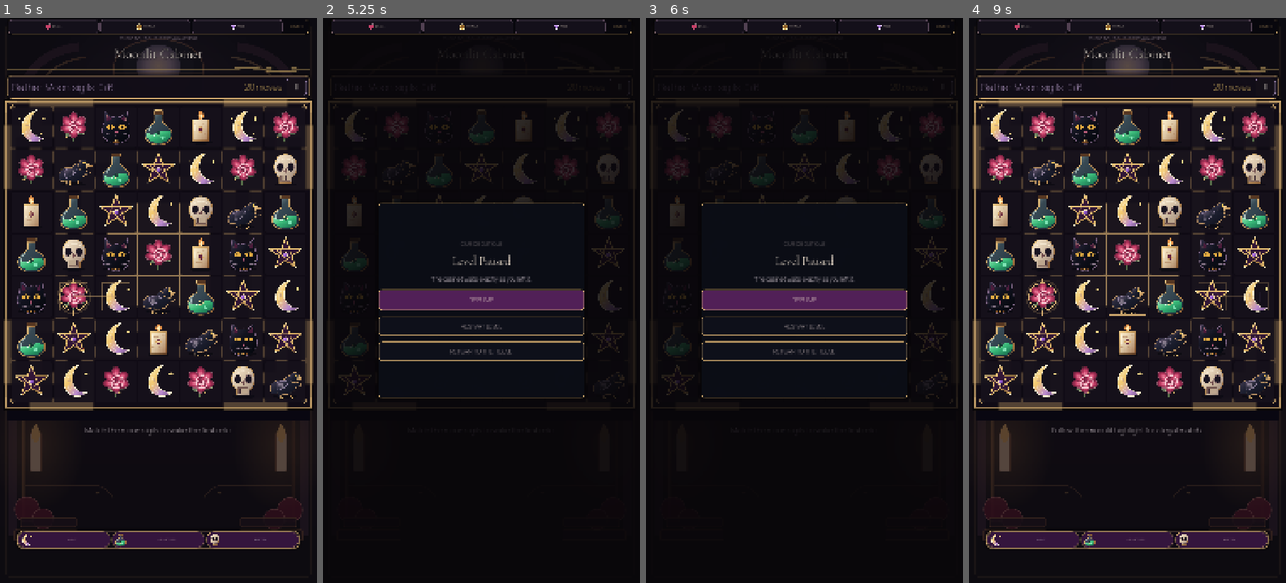
Above: before the commit, frames 1-4 (left to right).
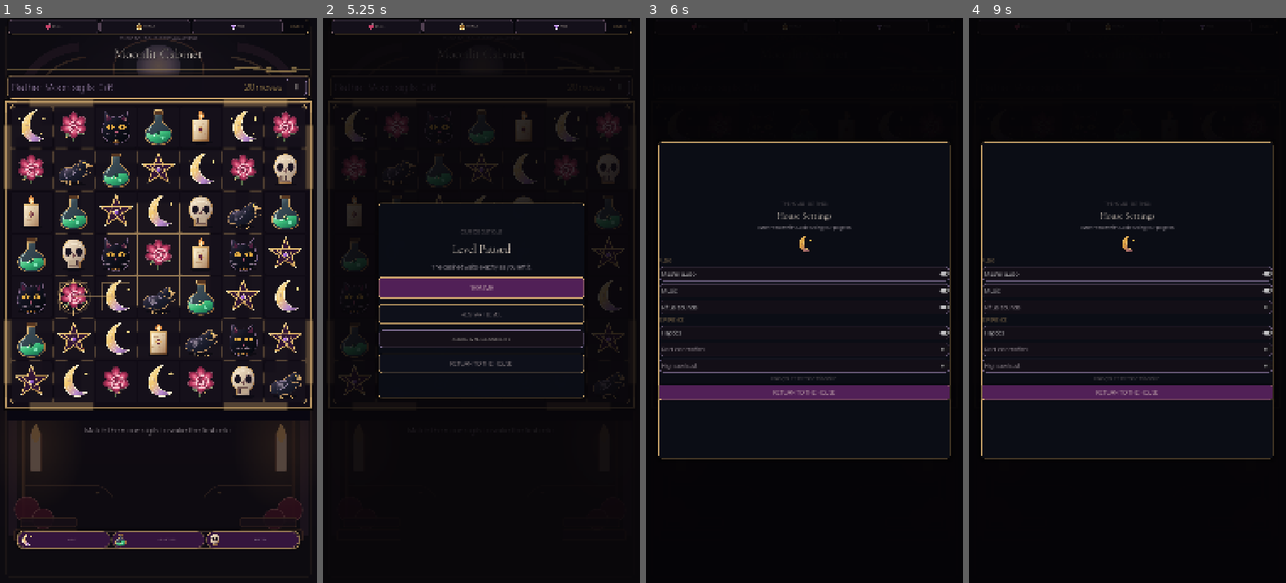
Above: after the commit, the same moments.

Repository: Jay-prodesign/akilta-match3
Game: Godot game, scene res://src/app/app_bootstrap.tscn
The game is run twice, just before and just after one commit, with the same random seed, the same clock (stepped at 60 frames per second) and the same inputs.
Inputs (mouse positions are in pixels of both pictures, inside the frame that each line leads up to):
- Up to frame 1 (5 s): click "ENTER THE HOUSE" at 0.5 s; click "PLAY LEVEL 1" at 1.25 s; click "PLAY" at 2 s; click "RETRY" at 2.75 s; click "RETRY" at 3.5 s; click "RETRY" at 4.25 s
- Up to frame 2 (5.25 s): click "Ⅱ" at 5 s
- Up to frame 3 (6 s): click (804, 340) at 5.75 s, where only the run after the commit has a clickable "AUDIO & ACCESSIBILITY"
- Up to frame 4 (9 s): click "RESTART LEVEL" at 6.5 s; click (1127, 311) at 7.25 s, where only the run after the commit has a clickable "RESTART LEVEL"; click (1127, 311) at 8 s, where only the run after the commit has a clickable "RESTART LEVEL"; click (1032, 537) at 8.75 s, where only the run before the commit has a clickable "HINT"

Frame 1 is identical in both runs. In frame 2, 5.5% of the frame differs, in the area x 17-83%, y 37-63%; in frame 3, 13%; in frame 4, 29%, in the area x 1-99%, y 0-94%.

Commit message:
Complete gameplay pause and settings overlay contract

Diff:
--- a/src/app/app_bootstrap.gd
+++ b/src/app/app_bootstrap.gd
@@ -142,6 +142,8 @@
 		screen.level_exit_requested.connect(_on_level_exit_requested)
 	if screen.has_signal("feedback_requested"):
 		screen.feedback_requested.connect(_on_gameplay_feedback_requested)
+	if screen.has_signal("settings_requested"):
+		screen.settings_requested.connect(show_settings)
 	return true
 
 func complete_level_win(transaction_id: String, level_id: String, curio_id: String = "moon_cameo", house_stage_reward: int = -1) -> bool:
--- a/src/app/navigation_controller.gd
+++ b/src/app/navigation_controller.gd
@@ -52,7 +52,7 @@
 	_route = to
 	_transition_id += 1
 	_last_payload = payload.duplicate(true)
-	if from == Route.HOUSE and _settings_open:
+	if _settings_open:
 		_settings_open = false
 		settings_changed.emit(false)
 	route_changed.emit(from, to, _last_payload.duplicate(true))
@@ -63,7 +63,7 @@
 	return _settings_open
 
 func open_settings() -> bool:
-	if _in_transition or _route != Route.HOUSE or _settings_open:
+	if _in_transition or not (_route in [Route.HOUSE, Route.GAMEPLAY]) or _settings_open:
 		return false
 	_settings_open = true
 	settings_changed.emit(true)
--- a/src/ui/gameplay/gameplay_screen.gd
+++ b/src/ui/gameplay/gameplay_screen.gd
@@ -5,6 +5,7 @@
 signal level_exit_requested
 signal feedback_requested(kind: String)
 signal navigation_requested(section: String)
+signal settings_requested
 
 const BoardState = preload("res://src/match3/domain/board_state.gd")
 const MoveFinder = preload("res://src/match3/domain/move_finder.gd")
@@ -56,6 +57,7 @@
 @onready var pause_overlay: Control = $PauseOverlay
 @onready var pause_resume: Button = $PauseOverlay/Card/Content/Resume
 @onready var pause_retry: Button = $PauseOverlay/Card/Content/Retry
+@onready var pause_settings: Button = $PauseOverlay/Card/Content/Settings
 @onready var pause_exit: Button = $PauseOverlay/Card/Content/Exit
 @onready var hint_label: Label = $Layout/Hint
 @onready var awakening_title: Label = $Layout/Awakening/Content/Label
@@ -88,6 +90,7 @@
 	pause_button.pressed.connect(show_pause)
 	pause_resume.pressed.connect(resume_level)
 	pause_retry.pressed.connect(_on_pause_retry)
+	pause_settings.pressed.connect(func(): settings_requested.emit())
 	pause_exit.pressed.connect(_on_pause_exit)
 	pause_overlay.visible = false
 	result_overlay.visible = false
--- a/src/ui/gameplay/gameplay_screen.tscn
+++ b/src/ui/gameplay/gameplay_screen.tscn
@@ -275,6 +275,16 @@
 theme_override_styles/pressed = SubResource("PauseUtility")
 text = "RESTART LEVEL"
 
+[node name="Settings" type="Button" parent="PauseOverlay/Card/Content"]
+custom_minimum_size = Vector2(0, 60)
+layout_mode = 2
+theme_override_colors/font_color = Color(0.945, 0.91, 0.866, 1)
+theme_override_font_sizes/font_size = 19
+theme_override_styles/normal = SubResource("PauseUtility")
+theme_override_styles/hover = SubResource("PauseUtility")
+theme_override_styles/pressed = SubResource("PauseUtility")
+text = "AUDIO & ACCESSIBILITY"
+
 [node name="Exit" type="Button" parent="PauseOverlay/Card/Content"]
 custom_minimum_size = Vector2(0, 64)
 layout_mode = 2
--- a/tests/unit/test_first_party_shell.gd
+++ b/tests/unit/test_first_party_shell.gd
@@ -16,11 +16,13 @@
 	_expect(nav.route_name() == "BOOT", "navigation starts at BOOT")
 	_expect(nav.go(Navigation.Route.HOUSE), "BOOT -> HOUSE must be legal")
 	_expect(not nav.go(Navigation.Route.GAMEPLAY), "HOUSE cannot bypass map/prestart")
-	_expect(nav.open_settings(), "settings open only from HOUSE")
-	_expect(nav.back() == "close_settings", "back closes settings first")
+	_expect(nav.open_settings(), "settings must open from HOUSE")
+	_expect(nav.back() == "close_settings", "back closes House settings first")
 	_expect(nav.go(Navigation.Route.MAP), "HOUSE -> MAP must be legal")
 	_expect(nav.go(Navigation.Route.PRESTART, {"level": 1}), "MAP -> PRESTART must be legal")
 	_expect(nav.go(Navigation.Route.GAMEPLAY, {"level": 1}), "PRESTART -> GAMEPLAY must be legal")
+	_expect(nav.open_settings(), "paused gameplay must support the shared settings overlay")
+	_expect(nav.back() == "close_settings" and nav.route_name() == "GAMEPLAY", "closing gameplay settings must preserve gameplay route")
 	_expect(nav.go(Navigation.Route.HOUSE, {"reason": "win"}), "GAMEPLAY -> HOUSE must be legal")
 
 	_cleanup()
